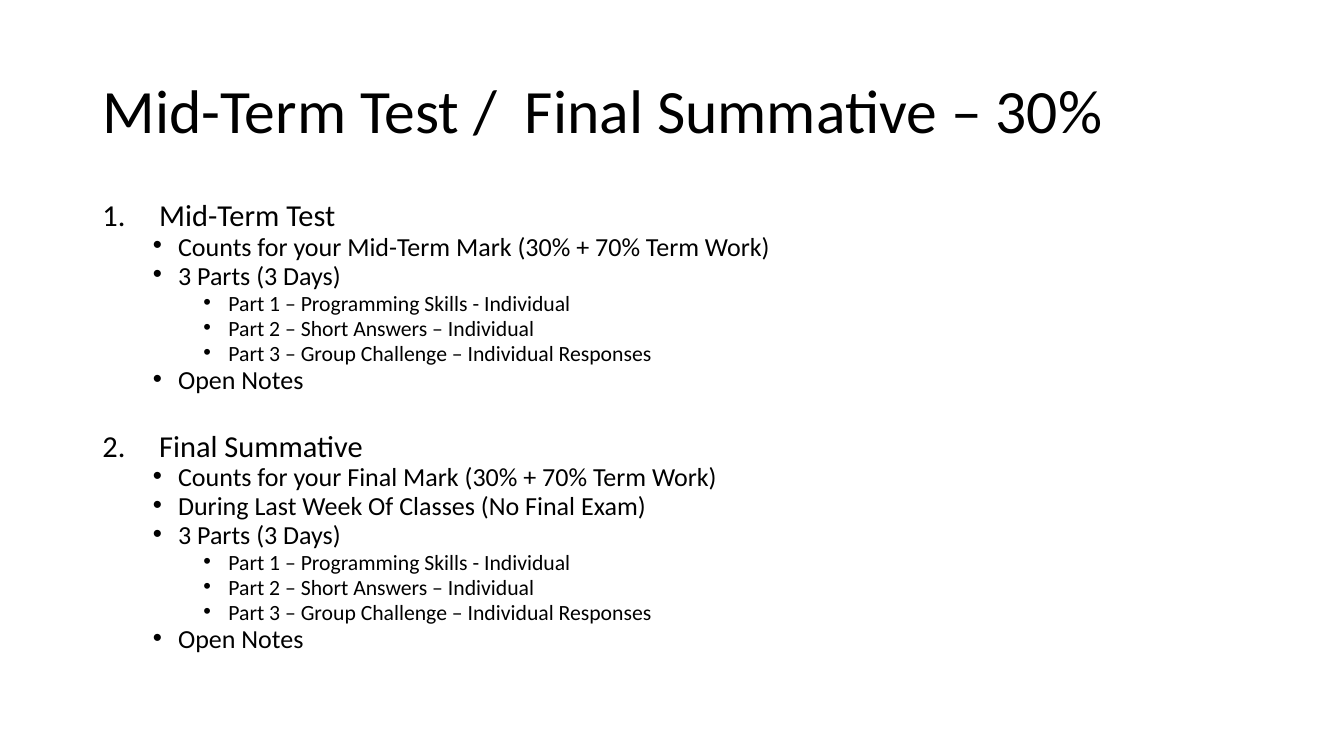
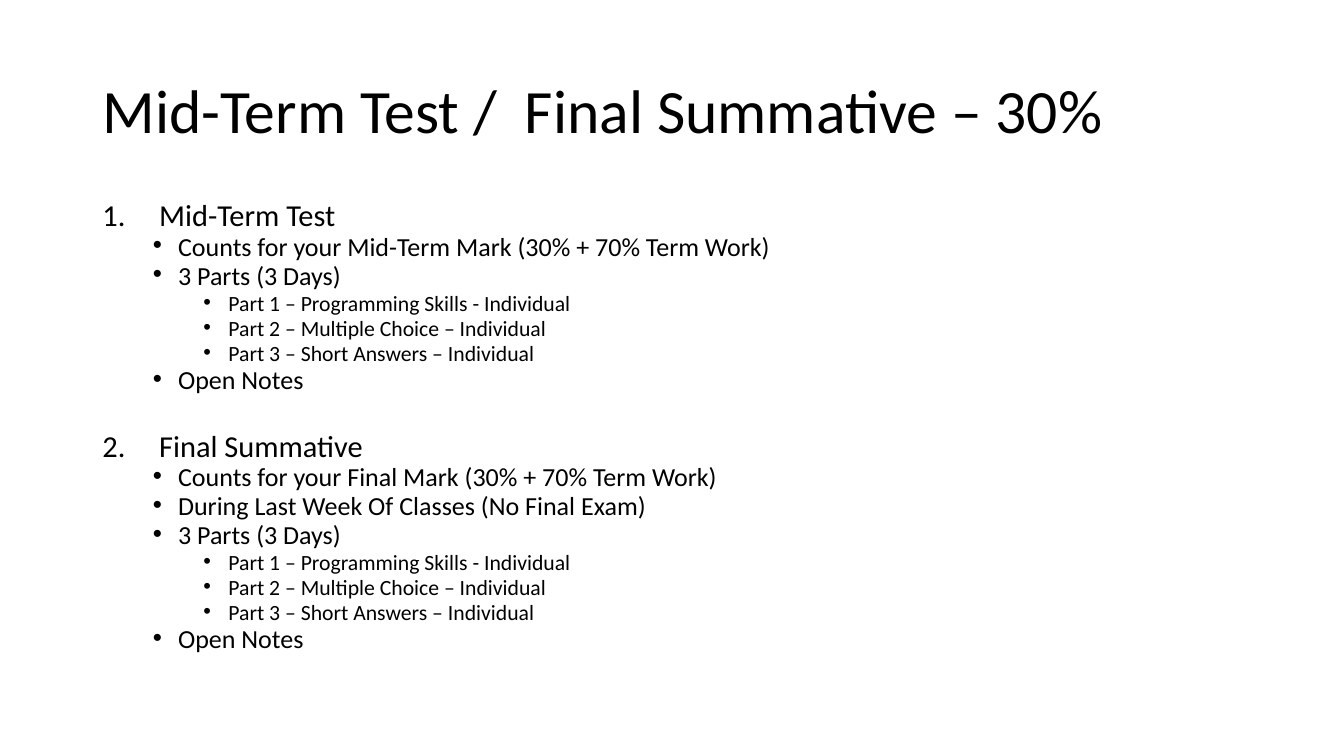
Before and after one commit to Greg5519/Old3C, a slide deck: slide 10 of Course Introduction.pptx. Drawn at 1344x756 pixels with LibreOffice and Linux fonts; fonts in the diff are those of the drawing. Boxes give left, top, right and bottom in pixels: in the first picture for what was removed or moved away, otherwise in the second. Text is boxed around its words. In the diff, an @@ line names an element or a change of style, - is before the commit and + after.

```diff
--- a/Course Introduction.pptx
+++ b/Course Introduction.pptx
@@ text at (228,321,546,361): text changed @@
-    • Part 2 – Short Answers – Individual
-    • Part 3 – Group Challenge – Individual Responses
+    • Part 2 – Multiple Choice – Individual
+    • Part 3 – Short Answers – Individual
@@ text at (228,580,546,620): text changed @@
-    • Part 2 – Short Answers – Individual
-    • Part 3 – Group Challenge – Individual Responses
+    • Part 2 – Multiple Choice – Individual
+    • Part 3 – Short Answers – Individual
```
Also in this commit, not shown: 5 other slides changed, 1 other file.
